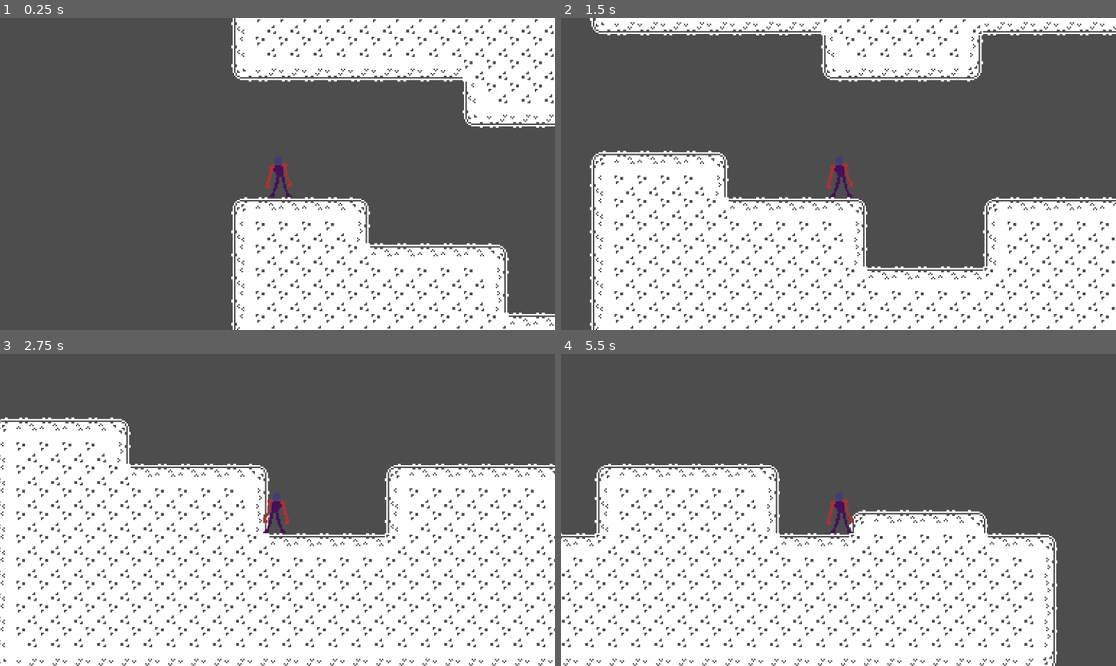
Above: before the commit, frames 1-4 (two rows, left to right).
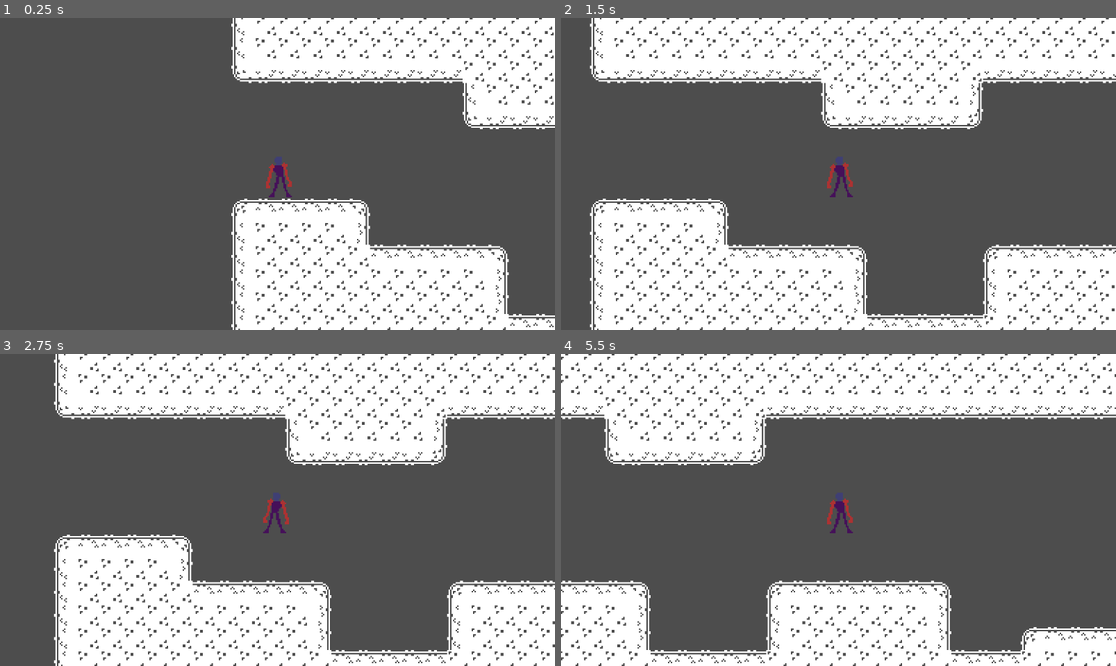
Above: after the commit, the same moments.

Repository: SamerSawan/PirateJam16
Game: Godot game, scene res://world.tscn
The game is run twice, just before and just after one commit, with the same random seed, the same clock (stepped at 60 frames per second) and the same inputs.
Inputs (mouse positions are in pixels of both pictures, inside the frame that each line leads up to):
- Up to frame 1 (0.25 s): no input
- Up to frame 2 (1.5 s): tap Enter at 0.5 s; move the mouse to (960, 158) at 0.52 s; hold D (right) from 0.53 s (still down); click (960, 158) at 0.6 s; tap Space (jump) at 0.77 s; move the mouse to (727, 189) at 1.27 s; click (727, 189) at 1.35 s
- Up to frame 3 (2.75 s): tap Space (jump) at 1.52 s; move the mouse to (333, 441) at 2.02 s; release D (right) at 2.03 s; hold A (left) from 2.03 s (still down); click (333, 441) at 2.1 s
- Up to frame 4 (5.5 s): move the mouse to (810, 572) at 2.77 s; release A (left) at 2.78 s; hold D (right) 2.78-4.28 s; click (810, 572) at 2.85 s; tap Space (jump) at 3.02, 3.77, 4.52 s; move the mouse to (1005, 556) at 3.52 s; click (1005, 556) at 3.6 s; move the mouse to (672, 463) at 4.27 s; hold A (left) 4.28-5.03 s; click (672, 463) at 4.35 s; move the mouse to (866, 510) at 5.02 s; hold D (right) from 5.03 s (still down); click (866, 510) at 5.1 s

The runs differ from the first frame. In frame 1, 5.4% of the frame differs, in the area x 41-100%, y 0-100%; in frame 2, 33%; in frame 3, 64%, in the area x 0-100%, y 0-100%; in frame 4, 57%.

Commit message:
remove gravity from player

Diff:
--- a/characters/player/player.gd
+++ b/characters/player/player.gd
@@ -8,7 +8,5 @@
 
 
 func _physics_process(delta: float) -> void:
-	velocity.x = move_speed * direction.x
-	_apply_gravity(delta)
-
+	velocity = move_speed * direction.normalized()
 	move_and_slide()
